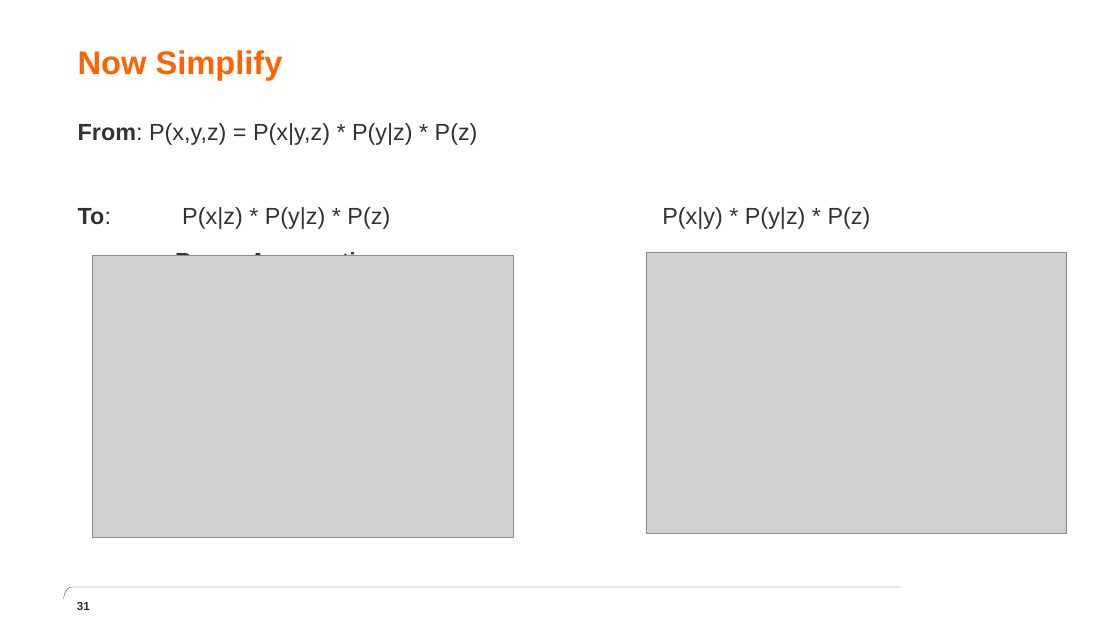
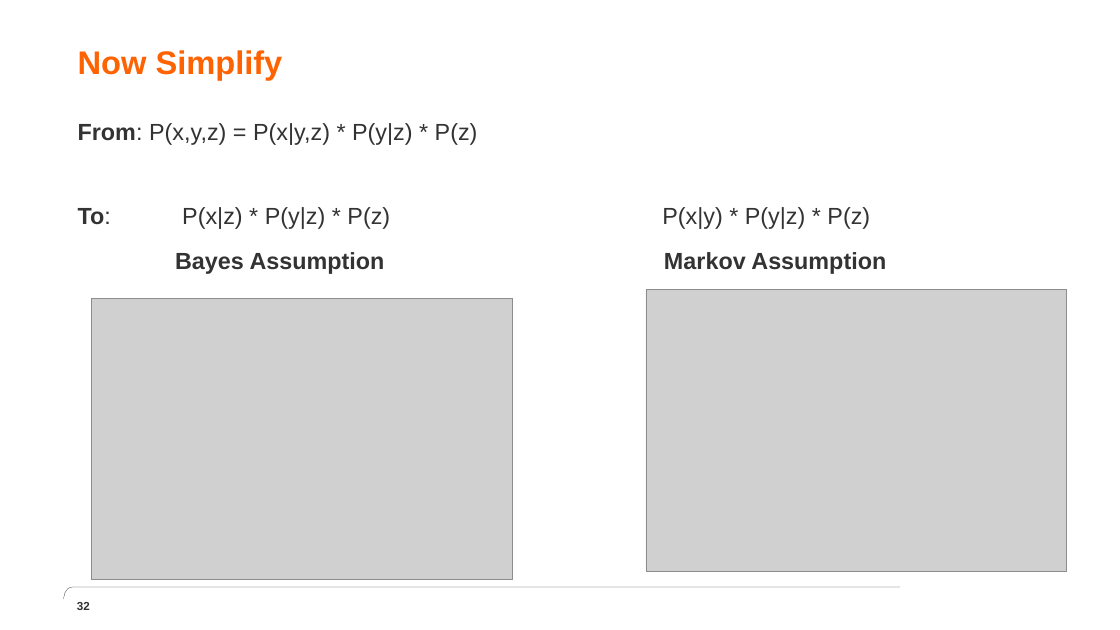
Before and after one commit to nawarhalabi/graphical_modeling, a slide deck: slide 32 of presentation.pptx (slide 31 before the commit). Drawn at 1120x630 pixels with LibreOffice and Linux fonts; fonts in the diff are those of the drawing; grey boxes stand for pictures; background and template pictures are left out. Boxes give left, top, right and bottom in pixels: in the first picture for what was removed or moved away, otherwise in the second. Text is boxed around its words. In the diff, an @@ line names an element or a change of style, - is before the commit and + after.

```diff
--- a/presentation.pptx
+++ b/presentation.pptx
@@ picture: place and size @@
-picture at (92,256,513,538)
+picture at (92,298,513,580)
@@ picture: place and size @@
-picture at (646,252,1067,534)
+picture at (646,290,1067,571)
@@ page number at (77,602,90,610): text changed @@
-31
+32
```
Also in this commit, not shown: 7 other slides changed, 2 slides added, 1 other file.
